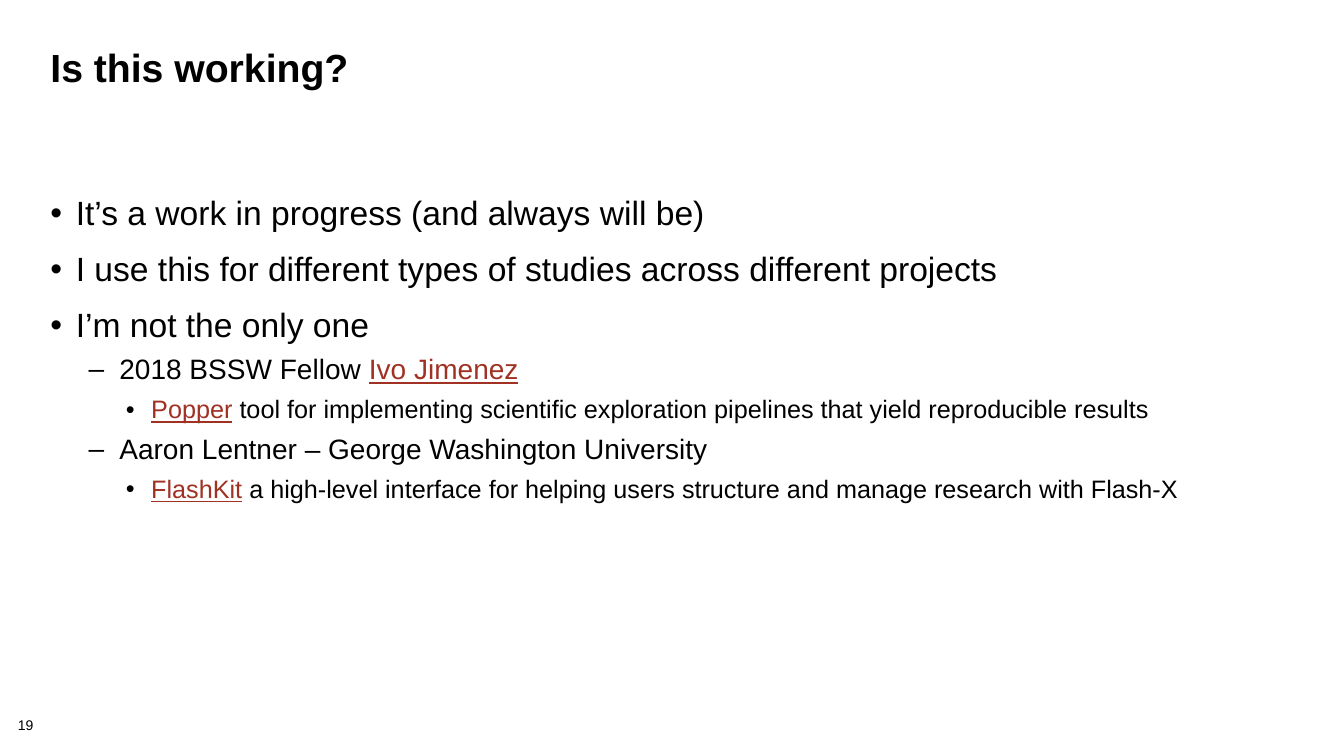
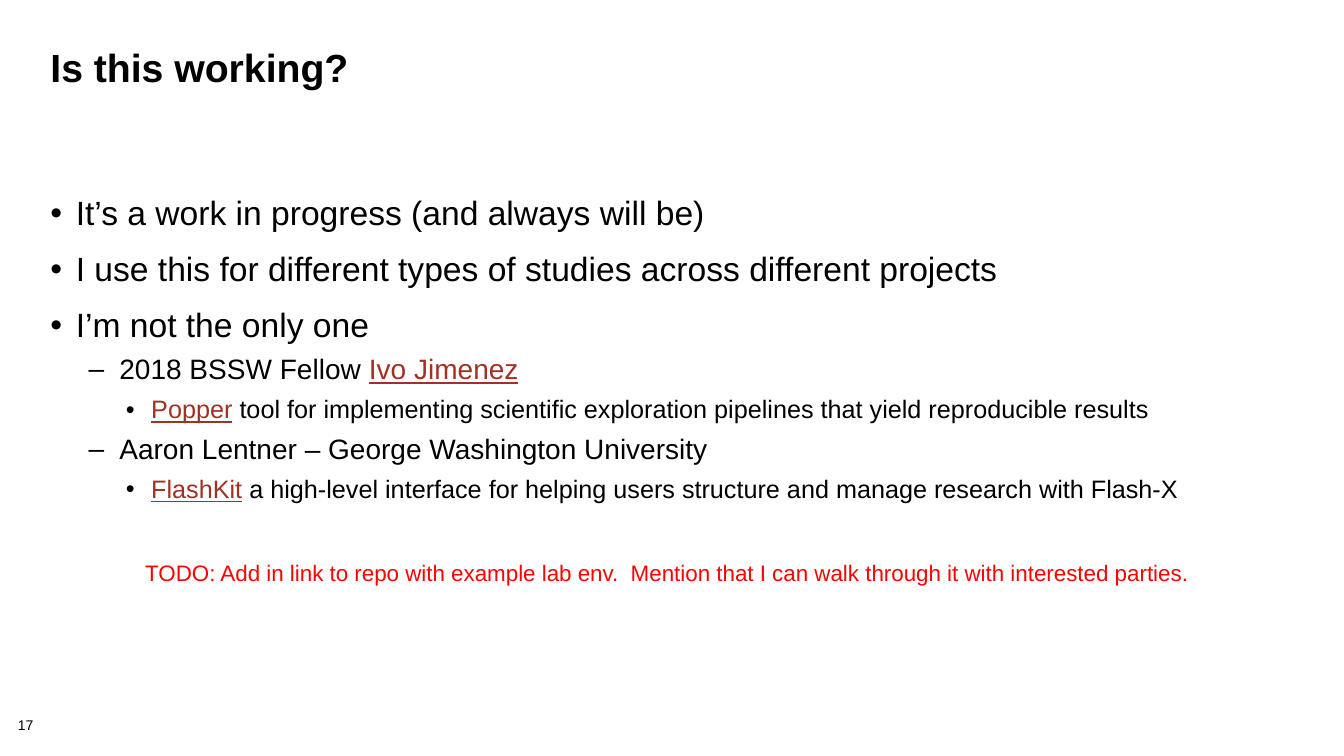
Before and after one commit to bssw-tutorial/presentations, a slide deck: slide 17 of computational-expts.pptx (slide 19 before the commit). Drawn at 1344x756 pixels with LibreOffice and Linux fonts; fonts in the diff are those of the drawing; background and template pictures are left out. Boxes give left, top, right and bottom in pixels: in the first picture for what was removed or moved away, otherwise in the second. Text is boxed around its words. In the diff, an @@ line names an element or a change of style, - is before the commit and + after.

```diff
--- a/computational-expts.pptx
+++ b/computational-expts.pptx
@@ text at box(145, 564, 1188, 586): paragraph added @@
+TODO: Add in link to repo with example lab env. Mention that I can walk through it with interested parties.
@@ page number at box(18, 720, 34, 730): text changed @@
-19
+17
```
Also in this commit, not shown: 6 other slides changed, 2 slides removed.
